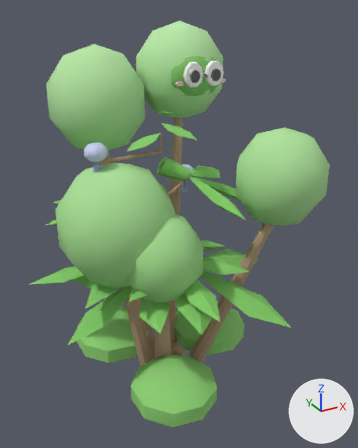
One commit to the glTF model web-forest/public/model/species/duranta-erecta.glb: the scene before it, then after it.
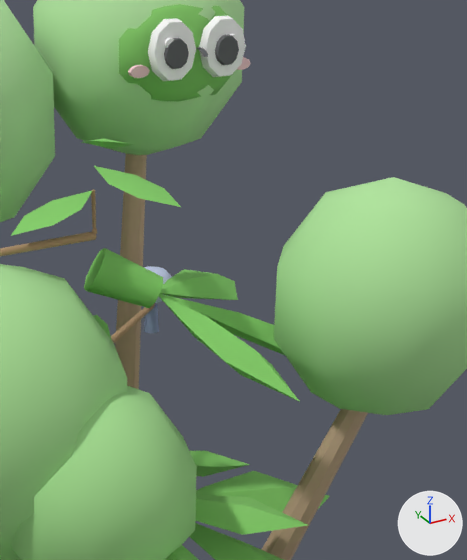
The first picture shows the older version from a 50 mm lens placed at (-0.375, -0.757, 0.763), pointed at (0.036, -0.009, 0.389). The close-ups show the older and then the newer version on the part from 34% to 88% of the width and 12% to 64% of the height of that picture. Only the edits that show in the close-ups are written down. Arrows for +X, +Y and +Z are at lower right; the lights stay in place. Where no turn or scale is listed for an object, it has been applied to the vertices. Vertices at exactly the same position are counted once.

The first close-up shows 'clump', 'p10', 'p11', 'p12', 'p13', 'p14', 'p15', 'p4', 'p5', 'p7' and 1 more.
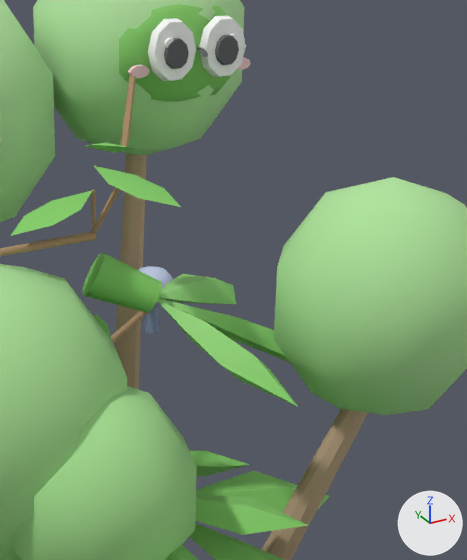
Changed parts and their boxes (x1, y1, x2, y2) in the close-ups (467 x 560 px):
'p11', moved: before (84, 248, 300, 402); after (82, 253, 298, 407)
'p15', reshaped, moved: before (82, 138, 133, 148); after (84, 76, 136, 152)

Patch to the scene script:
```diff
--- a/web-forest/public/model/species/duranta-erecta.glb.py
+++ b/web-forest/public/model/species/duranta-erecta.glb.py
@@ me_mesh_11 @@
 # used by ob_p11; location = (-0.0073, -0.0258, 0.514)
-me_mesh_11.from_pydata(...)  # 47 vertices, 84 faces; spans x -0.01..0.2, y -0.162..0.066, z -0.093..0.015
+me_mesh_11.from_pydata(...)  # 47 vertices, 84 faces; spans x -0.12..0.09, y -0.222..0.006, z -0.061..0.047
+# me_mesh_11 part 1: the whole mesh is moved by (-0.11, -0.06, 0.032)
 me_mesh_11.materials.append(mat_flat)
@@ me_mesh_15 @@
 # used by ob_p15; location = (-0.0073, -0.0258, 0.6044)
-me_mesh_15.from_pydata(...)  # 10 vertices, 16 faces; spans x 0.0..0.0495, y 0.0..0.051, z -0.0174..0.0
+me_mesh_15.from_pydata(...)  # 35 vertices, 60 faces; spans x -0.0662..0.0023, y -0.0679..0.0019, z -0.0507..0.0008
+# me_mesh_15 part 2: 9 vertices removed from x 0.0046..0.0495, y 0.0057..0.051, z -0.0174..-0.0031; 20 vertices added at x -0.0662..0.0023, y -0.0679..0.0019, z -0.0507..0.0008
+# other edits to the shape of me_mesh_15 do not show in these pictures
 me_mesh_15.materials.append(mat_flat)
@@ ob_p11 @@
 ob_p11 = bpy.data.objects.new('p11', me_mesh_11)
-ob_p11.location = (-0.0073, -0.0258, 0.514)
+ob_p11.location = (0.1013, 0.034, 0.4786)
@@ ob_p15 @@
 ob_p15 = bpy.data.objects.new('p15', me_mesh_15)
-ob_p15.location = (-0.0073, -0.0258, 0.6044)
+ob_p15.location = (0.0606, 0.0422, 0.6335)
```
